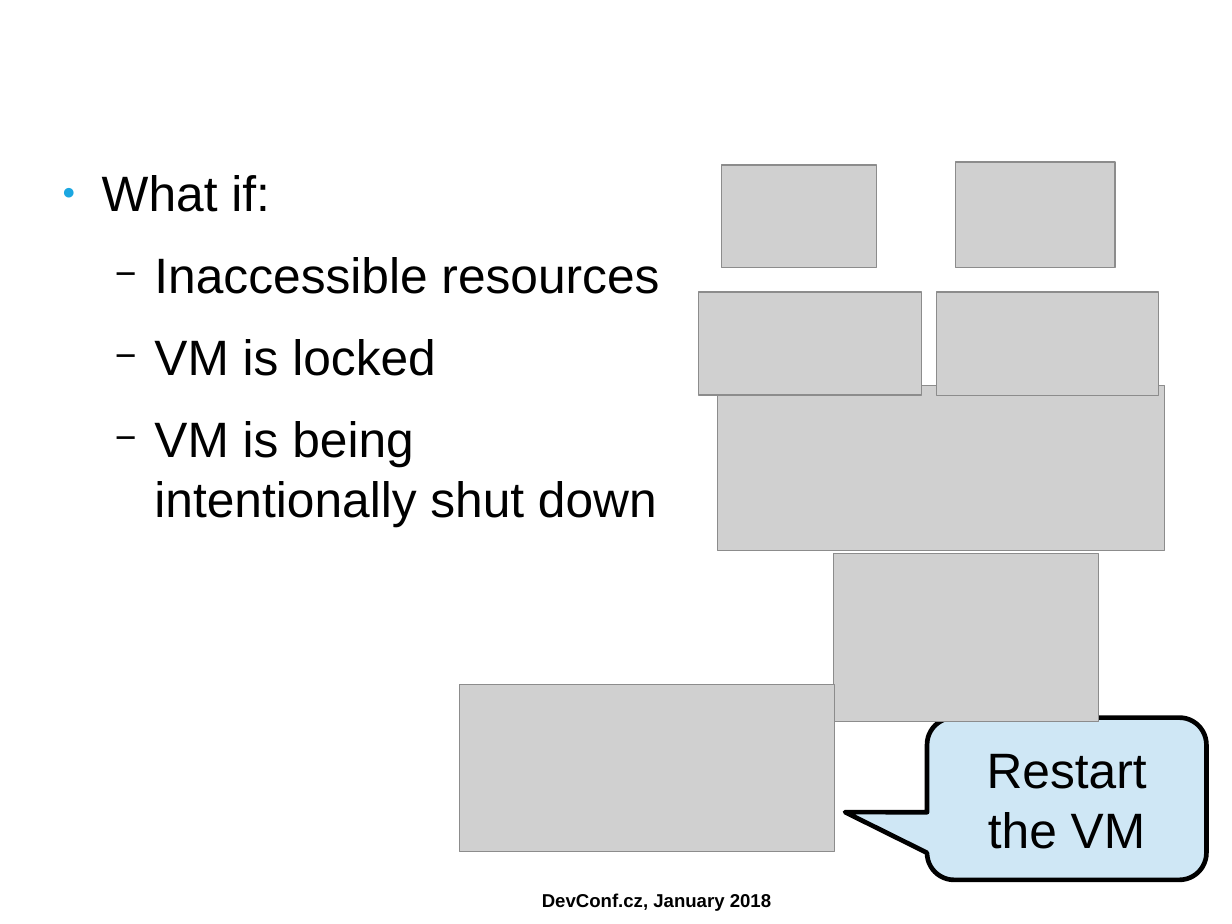
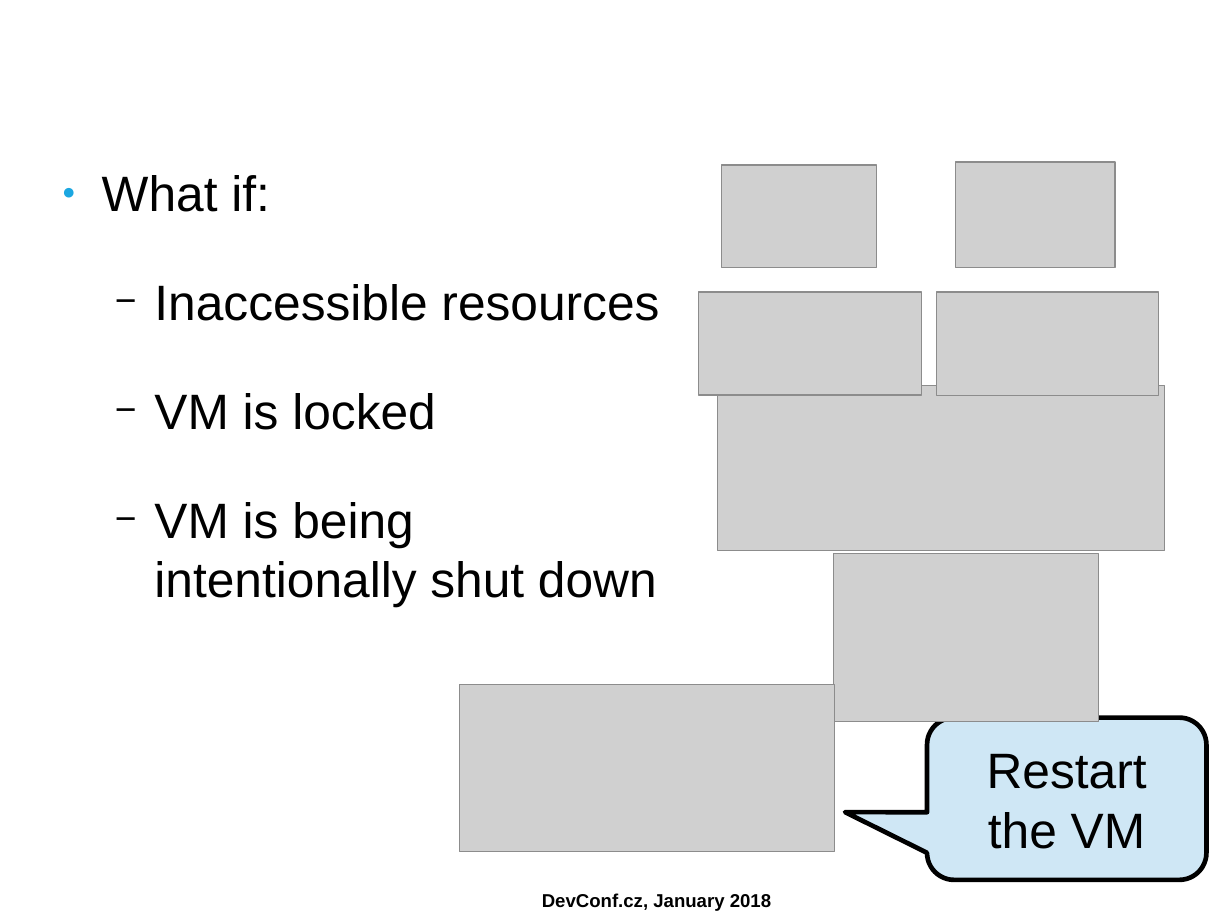
Before and after one commit to ahadas/ahadas.github.io, a slide deck: slide 15 of slides/high_availability_with_no_split_brains.odp. Drawn at 1232x924 pixels with LibreOffice and Linux fonts; fonts in the diff are those of the drawing; grey boxes stand for pictures; background and template pictures are left out. Boxes give left, top, right and bottom in pixels: in the first picture for what was removed or moved away, otherwise in the second. Text is boxed around its words. In the diff, an @@ line names an element or a change of style, - is before the commit and + after.

```diff
--- a/slides/high_availability_with_no_split_brains.odp
+++ b/slides/high_availability_with_no_split_brains.odp
@@ text "What if:" at (102,175,659,607): more space between paragraphs @@
```
Also in this commit, not shown: 9 other slides changed.
